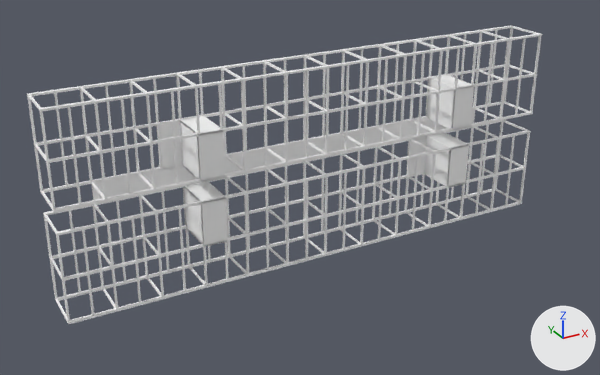
What one commit did to the glTF model models/Chassis.gltf.
Both versions are drawn from a 50 mm lens placed at (-61.7, -110.5, 57.7), pointed at (-4.3, -6.2, 5.6). Every picture has the same lights, and +X, +Y and +Z are marked at lower right. Where no turn or scale is listed for an object, it has been applied to the vertices. Vertices at the same position are counted once.

The older version as bpy lines, for what is in view:
```python
me_mesh_0 = bpy.data.meshes.new('Mesh_0')
me_mesh_0.from_pydata(...)  # 2712 vertices, 6104 faces; spans x -42.2..42.1, y -7.3..0.3, z -7.1..24.7
me_mesh_0.materials.append(mat_default)  # white #ffffff
me_mesh_1 = bpy.data.meshes.new('Mesh_1')
me_mesh_1.from_pydata(...)  # a box spanning x 24.3..28.1, y -7.3..0.3, z -0.1..7.2; a box spanning x 24.3..28.1, y -7.3..0.3, z 10.4..17.7; a box spanning x -21.2..-17.4, y -7.3..0.3, z 10.4..17.7; a box spanning x -21.2..-17.4, y -7.3..0.3, z -0.1..7.2
me_mesh_1.materials.append(mat_default_001)  # white #ffffff
me_mesh_2 = bpy.data.meshes.new('Mesh_2')
me_mesh_2.from_pydata(...)  # 24 vertices, 44 faces; spans x -35.0..35.0, y -0.3..0.0, z 0.2..17.4
me_mesh_2.materials.append(mat_default_002)  # white #ffffff
ob_cores = bpy.data.objects.new('Cores', me_mesh_1)
ob_cores.location = (0.0, 0.0, 0.0)
ob_corridors = bpy.data.objects.new('Corridors', me_mesh_2)
ob_corridors.location = (0.0, 0.0, 0.0)
ob_frame = bpy.data.objects.new('Frame', me_mesh_0)
ob_frame.location = (0.0, 0.0, 0.0)
```
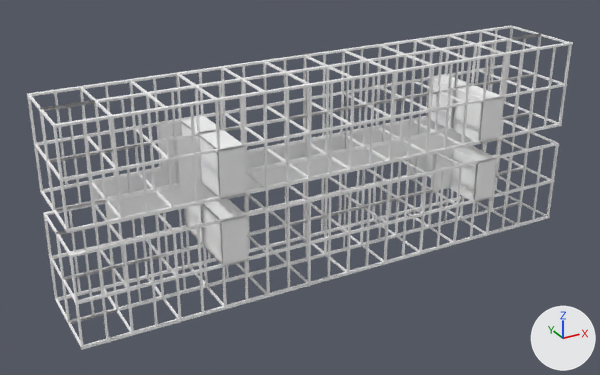
Changed parts and their boxes (x1, y1, x2, y2) in the pictures (600 x 375 px):
'Frame', reshaped (6% wider, 8% taller): before (27, 25, 542, 325); after (27, 25, 573, 350)
'Cores', reshaped (9% wider, 11% taller): before (180, 74, 474, 247); after (181, 74, 503, 267)
'Corridors', reshaped (8% wider, 16% taller): before (92, 109, 475, 200); after (92, 118, 504, 224)
part 1 of me_mesh_0, added: after (40, 34, 573, 350)
part 2 of me_mesh_1, added: after (450, 145, 496, 202)
part 3 of me_mesh_1, added: after (451, 85, 503, 143)
part 4 of me_mesh_1, added: after (198, 130, 246, 200)
part 5 of me_mesh_1, added: after (202, 198, 248, 267)

The change, as a list of edits to the scene's bpy script:
```text
Change me_mesh_0:
    used by ob_frame; location = (0.0, 0.0, 0.0)
    remove me_mesh_0.from_pydata(...)  # 2712 vertices, 6104 faces; spans x -42.2..42.1, y -7.3..0.3, z -7.1..24.7
    add me_mesh_0.from_pydata(...)  # 4328 vertices, 10678 faces; spans x -42.2..42.1, y -14.3..0.3, z -7.1..24.7
    me_mesh_0 part 1: 1616 vertices added at x -42.2..42.1, y -14.3..-6.9, z -7.1..24.7
Change me_mesh_1:
    where me_mesh_1.from_pydata(...)  # 32 vertices, 48 faces; spans x -21.2..28.1, y -7.3..0.3, z -0.1..17.7
    used by ob_cores; location = (0.0, 0.0, 0.0)
    remove me_mesh_1.materials.append(mat_default_001)  # white #ffffff
    me_mesh_1 part 2: a new loose piece, a box spanning x 24.3..28.1, y -14.3..-6.7, z -0.1..7.2, in mat_default_002 (white #ffffff)
    me_mesh_1 part 3: a new loose piece, a box spanning x 24.3..28.1, y -14.3..-6.7, z 10.4..17.7, in mat_default_002 (white #ffffff)
    me_mesh_1 part 4: a new loose piece, a box spanning x -21.2..-17.4, y -14.3..-6.7, z 10.4..17.7, in mat_default_002 (white #ffffff)
    me_mesh_1 part 5: a new loose piece, a box spanning x -21.2..-17.4, y -14.3..-6.7, z -0.1..7.2, in mat_default_002 (white #ffffff)
    add me_mesh_1.materials.append(mat_default_002)  # white #ffffff
Change me_mesh_2:
    used by ob_corridors; location = (0.0, 0.0, 0.0)
    remove me_mesh_2.from_pydata(...)  # 24 vertices, 44 faces; spans x -35.0..35.0, y -0.3..0.0, z 0.2..17.4
    remove me_mesh_2.materials.append(mat_default_002)  # white #ffffff
    add me_mesh_2.from_pydata(...)  # 48 vertices, 88 faces; spans x -35.2..35.1, y -7.7..0.0, z 0.0..17.5
    me_mesh_2 part 6: the whole mesh is rebuilt
    add me_mesh_2.materials.append(mat_default_003)  # white #ffffff
```
